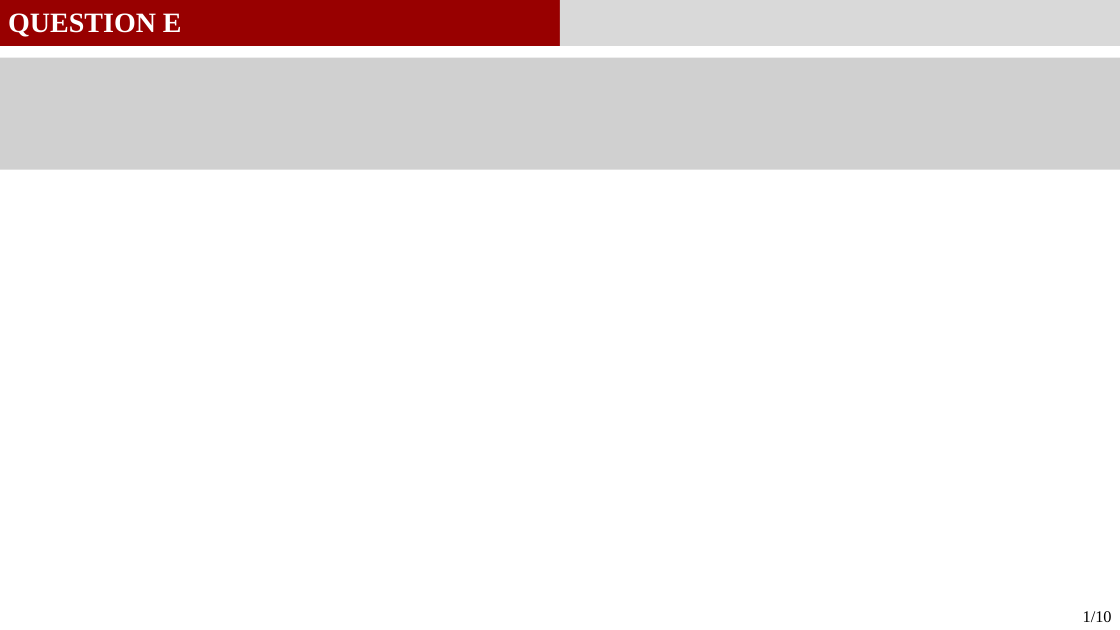
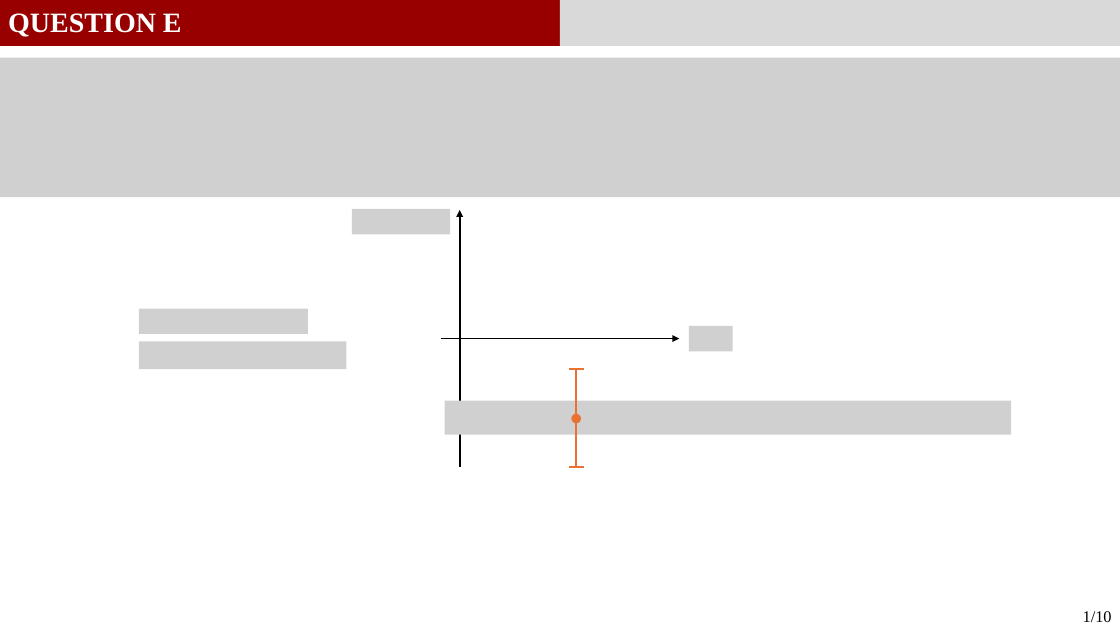
Before and after one commit to GauthierBRUNEL/MEC8211_devoir_3, a slide deck: slide 9 of doc/Rapport_Devoir3.pptx. Drawn at 1120x630 pixels with LibreOffice and Linux fonts; fonts in the diff are those of the drawing; grey boxes stand for pictures. Boxes give left, top, right and bottom in pixels: in the first picture for what was removed or moved away, otherwise in the second. Text is boxed around its words. In the diff, an @@ line names an element or a change of style, - is before the commit and + after.

Commit message:
Modiif PP Conclusion

```diff
--- a/doc/Rapport_Devoir3.pptx
+++ b/doc/Rapport_Devoir3.pptx
@@ picture resized from (x1=0, y1=58, x2=1120, y2=170) to (x1=0, y1=58, x2=1120, y2=197) @@
@@ picture added at (x1=352, y1=209, x2=450, y2=234) @@
@@ arrow added from (460, 467) to (460, 210), #000000 1.5 pt @@
@@ picture added at (x1=139, y1=308, x2=308, y2=334) @@
@@ picture added at (x1=689, y1=326, x2=733, y2=351) @@
@@ picture added at (x1=139, y1=342, x2=346, y2=370) @@
@@ arrow added from (441, 339) to (680, 339), #000000 1.5 pt @@
@@ line added from (584, 369) to (569, 369), #E97132 1.5 pt @@
@@ line added from (576, 369) to (576, 468), #E97132 1.5 pt @@
@@ picture added at (x1=444, y1=401, x2=1011, y2=434) @@
@@ ellipse added at (x1=571, y1=414, x2=581, y2=423), fill #E97132 @@
@@ line added from (584, 467) to (569, 467), #E97132 1.5 pt @@
```
